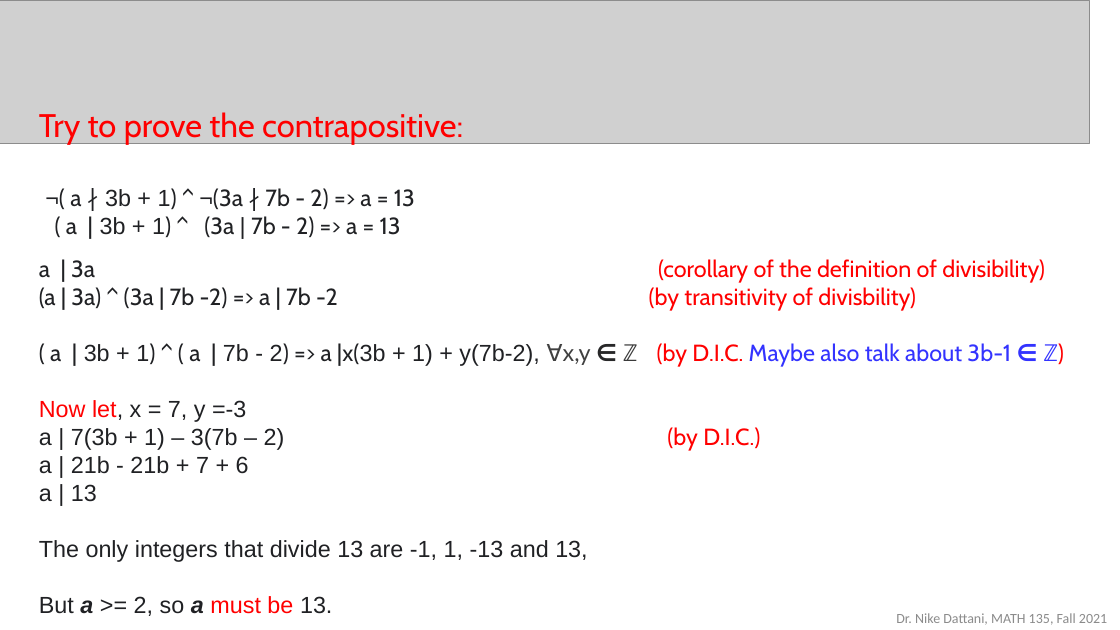
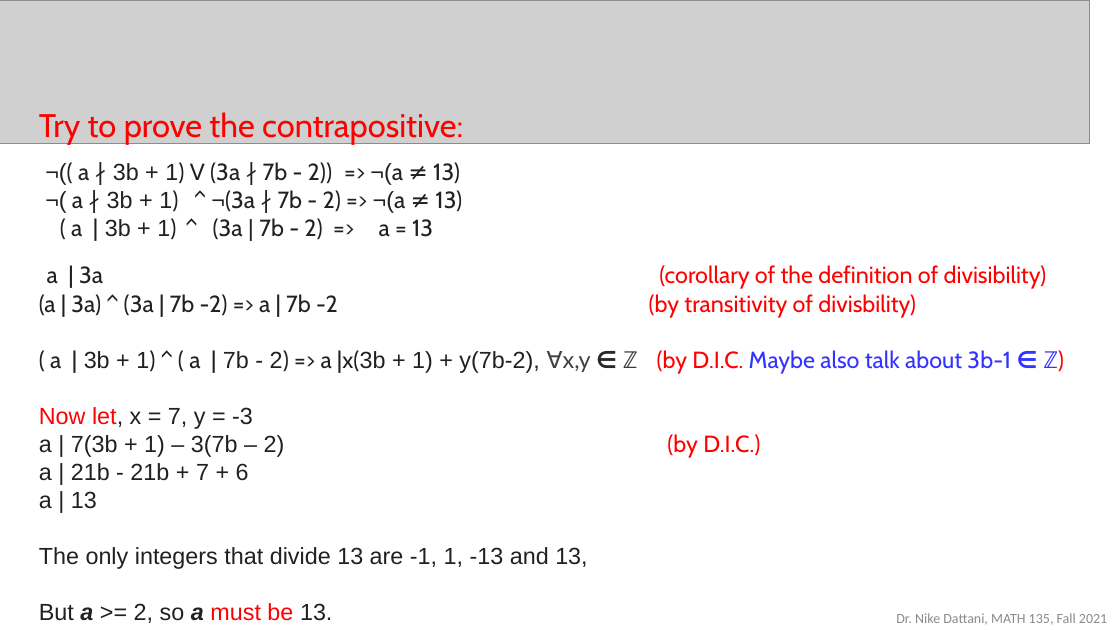
Before and after one commit to ndattani/Lecture_Notes, a slide deck: slide 9 of University_of_Waterloo/Fall_2021/MATH135/UW_Fall2021_MATH135_Lecture9.pptx. Drawn at 1120x630 pixels with LibreOffice and Linux fonts; fonts in the diff are those of the drawing; grey boxes stand for pictures. Boxes give left, top, right and bottom in pixels: in the first picture for what was removed or moved away, otherwise in the second. Text is boxed around its words. In the diff, an @@ line names an element or a change of style, - is before the commit and + after.

```diff
--- a/University_of_Waterloo/Fall_2021/MATH135/UW_Fall2021_MATH135_Lecture9.pptx
+++ b/University_of_Waterloo/Fall_2021/MATH135/UW_Fall2021_MATH135_Lecture9.pptx
@@ text at bbox=[72, 162, 462, 213]: text changed @@
-¬( a ∤ 3b + 1) ^ ¬(3a ∤ 7b - 2) => a = 13
+¬(( a ∤ 3b + 1) V (3a ∤ 7b - 2)) => ¬(a ≠ 13)
+¬( a ∤ 3b + 1) ^ ¬(3a ∤ 7b - 2) => ¬(a ≠ 13)
@@ text at bbox=[39, 407, 253, 429]: spaces changed @@
-Now let, x = 7, y =-3
+Now let, x = 7, y = -3
```
Also in this commit, not shown: 5 other slides changed, 2 slides removed.
